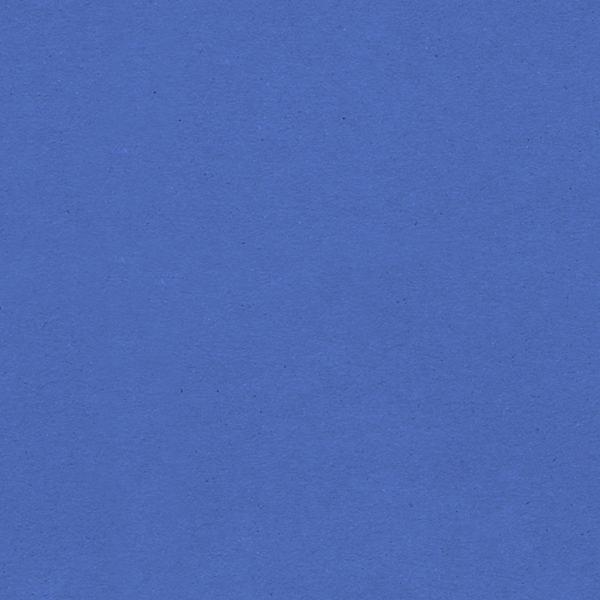
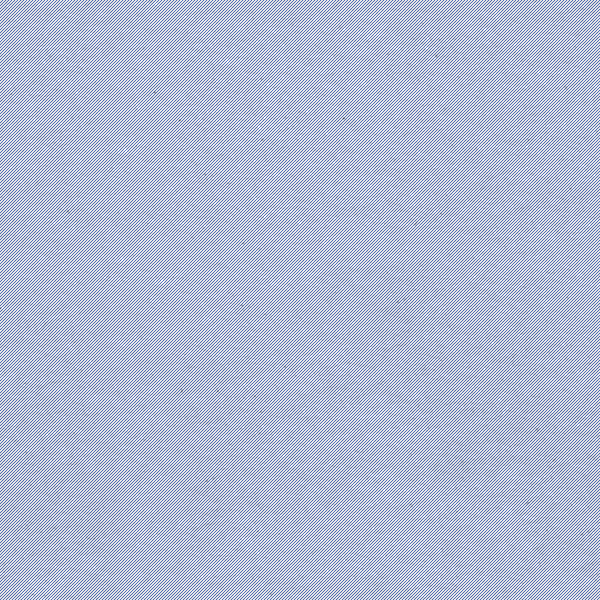
Before/after of a 600 x 600 layered artwork. What changed in the layer stack:
painted on "Layer 3", masked it over [0, 0, 600, 600]
